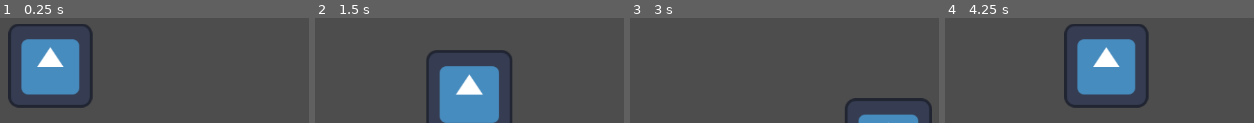
Above: before the commit, frames 1-4 (left to right).
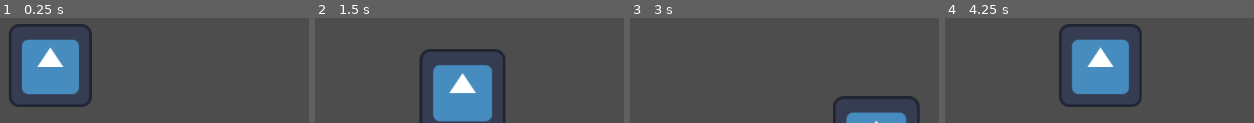
Above: after the commit, the same moments.

Repository: thorfinnking1/bully_revange
Game: Godot game, scene res://scenes/main.tscn
The game is run twice, just before and just after one commit, with the same random seed, the same clock (stepped at 60 frames per second) and the same inputs. The engine's default icon, where the game draws it, is replaced by a stand-in: a white triangle on a blue panel in a dark square.
Inputs:
- Up to frame 1 (0.25 s): no input
- Up to frame 2 (1.5 s): tap Enter at 0.5 s; hold Right (ui_right) 0.53-1.28 s; hold Down (ui_down) from 1.28 s (still down)
- Up to frame 3 (3 s): release Down (ui_down) at 2.03 s; hold Right (ui_right) 2.03-2.78 s; tap Space at 2.75 s; hold Up (ui_up) from 2.78 s (still down)
- Up to frame 4 (4.25 s): release Up (ui_up) at 3.53 s; hold Left (ui_left) from 3.53 s (still down)

The runs differ from the first frame. In frame 1, 1.3% of the frame differs, in the area x 2-31%, y 8-86%; in frame 2, 6.7%, in the area x 33-64%, y 29-100%; in frame 3, 2.9%; in frame 4, 6.5%.

Commit message:
more things added to camera movement

Diff:
--- a/bully-ravange/scripts/plr.gd
+++ b/bully-ravange/scripts/plr.gd
@@ -1,36 +1,39 @@
 extends CharacterBody2D
 
-const SPEED = 200.0
+@export var base_speed := 200.0  # Max speed when right on the line
+@export var point_on_line := Vector2(0, 648)
+@export var line_direction := Vector2(-1, 0)
+@export var max_distance := 1250.0  # At this distance, speed might be negative
 
-@export var point_on_line := Vector2(0, 648)       # A point on the line
-@export var line_direction := Vector2(-1, 0)     # The direction of the line (normalized)
-@export var min_scale := 0.6
-@export var max_scale := 1
-@export var max_distance := 1500.0
+@export var min_scale := 0.3
+@export var max_scale := 1.0
 
 func _process(delta):
 	var to_player = position - point_on_line
-
-	# Project vector onto the direction perpendicular to the line
-	var line_normal = Vector2(-line_direction.y, line_direction.x)  # Rotate 90°
+	var line_normal = Vector2(-line_direction.y, line_direction.x)
 	var distance = abs(to_player.dot(line_normal.normalized()))
 
-	# Convert distance into scale
+	# Visual size based on distance from the line
 	var scale_factor = clamp(1.0 - (distance / max_distance), min_scale, max_scale)
 	scale = Vector2(scale_factor, scale_factor)
 
+func _physics_process(delta):
+	var to_player = position - point_on_line
+	var line_normal = Vector2(-line_direction.y, line_direction.x)
+	var distance = abs(to_player.dot(line_normal.normalized()))
 
-func _physics_process(delta: float) -> void:
+	# Movement speed modifier based on distance from line
+	var speed_factor = 1.0 - (distance / max_distance)
 
-	var direction = Input.get_axis("ui_left", "ui_right")
-	if direction:
-		velocity.x = direction * SPEED
-	else:
-		velocity.x = move_toward(velocity.x, 0, SPEED)
-	var up_down = Input.get_axis("ui_up", "ui_down")
-	if up_down:
-		velocity.y = up_down * SPEED
-	else:
-		velocity.y = move_toward(velocity.y, 0, SPEED)
+	# Optionally clamp to allow some limits, or allow negative for reverse
+	speed_factor = clamp(speed_factor, -1.0, 1.0)  # You can remove this if you want crazy speeds
 
+	var actual_speed = base_speed * speed_factor
+
+	var input_direction = Vector2(
+		Input.get_axis("ui_left", "ui_right"),
+		Input.get_axis("ui_up", "ui_down")
+	).normalized()
+
+	velocity = input_direction * actual_speed
 	move_and_slide()
